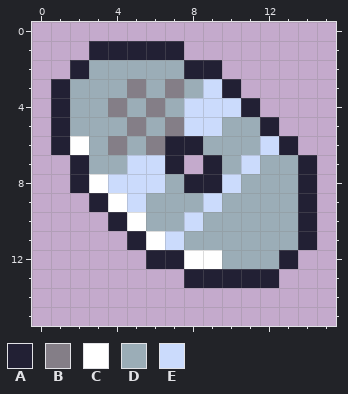
Two states of a pixel-art file, Resources/Sprites/Items/blank_disc.aseprite. Above: the version before the commit.
16x16 pixels, 1 frame.
Palette (. is transparent): A #222034  B #847e87  C #ffffff  D #9badb7  E #cbdbfc
Pixels before, first column x 1:
 1 ..AAAAA.......
 2 .ADDDDDAA.....
 3 ADDDBDBDEA....
 4 ADDBDBDEEEA...
 5 ADDDBDBEEDDA..
 6 ACDBDBAADDDEA.
 7 .ADDEEA.ADEDDA
 8 .ACEEEDAAEDDDA
 9 ..ACEDDDEDDDDA
10 ...ACDDEDDDDDA
11 ....ACEDDDDDDA
12 .....AACCDDDA.
13 .......AAAAA..
Now the later version:
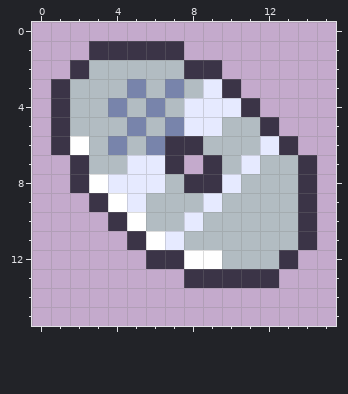
From old to new:
{"colour":"A","old":"#222034","new":"#3b3447"}
{"colour":"B","old":"#847e87","new":"#7884ab"}
{"colour":"D","old":"#9badb7","new":"#b2bcc2"}
{"colour":"E","old":"#cbdbfc","new":"#e6eaff"}
{"label":"changed","picture_box":[51,41,317,288]}
